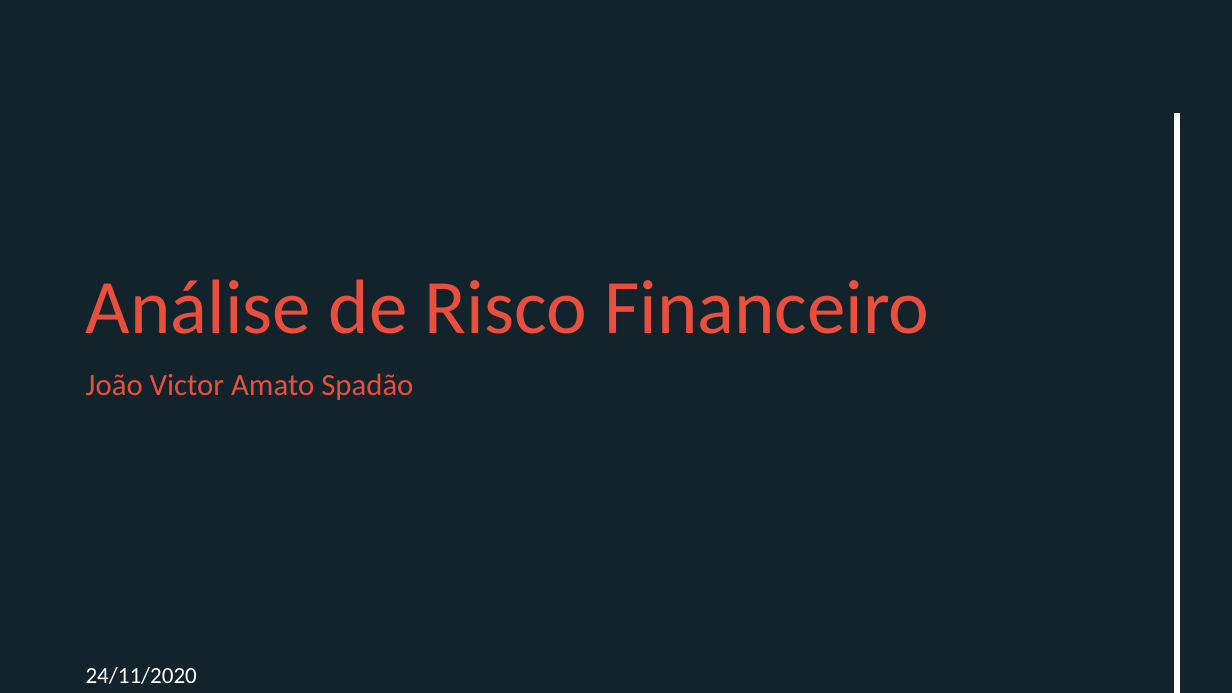
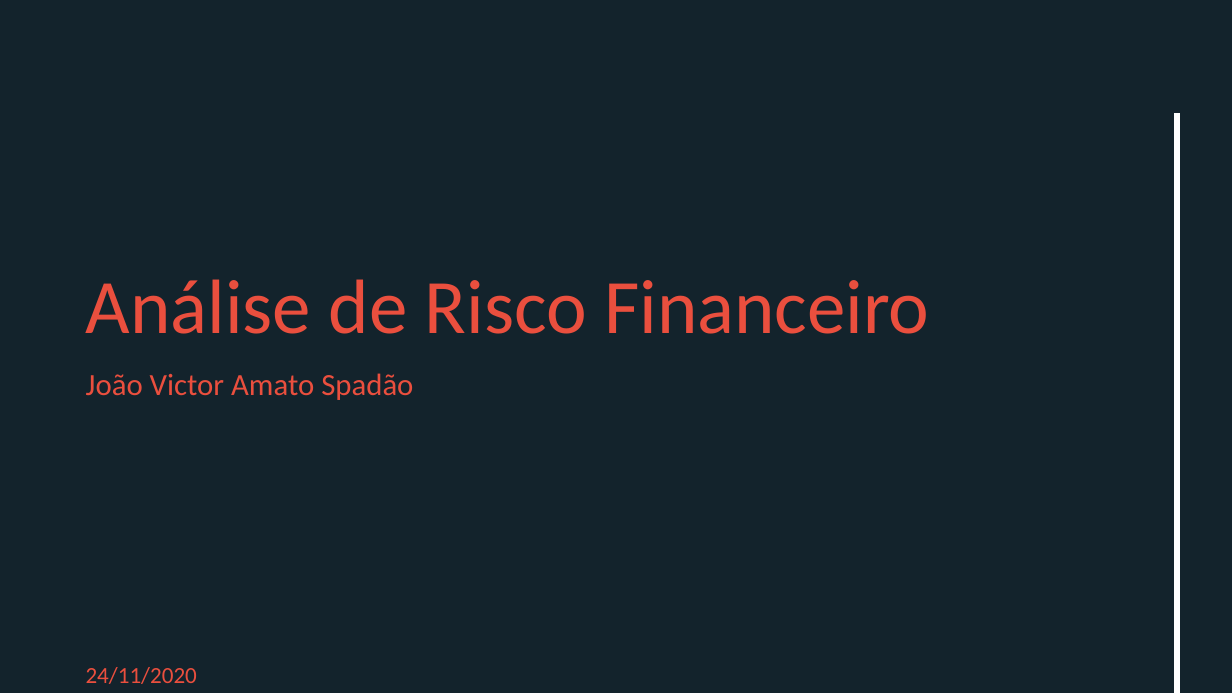
Before and after one commit to spadao/PS-Elo-Group, a slide deck: slide 1 of Apresentação-JoãoVictorSpadão.pptx. Drawn at 1232x693 pixels with LibreOffice and Linux fonts; fonts in the diff are those of the drawing; background and template pictures are left out. Boxes give left, top, right and bottom in pixels: in the first picture for what was removed or moved away, otherwise in the second. Text is boxed around its words. In the diff, an @@ line names an element or a change of style, - is before the commit and + after.

```diff
--- a/Apresentação-JoãoVictorSpadão.pptx
+++ b/Apresentação-JoãoVictorSpadão.pptx
@@ text "24/11/2020" at <box>86,667,197,684</box>: text colour #FFFFFF to #EA4F3E @@
```
Also in this commit, not shown: 5 other slides changed, 2 slides added, 3 other files.
